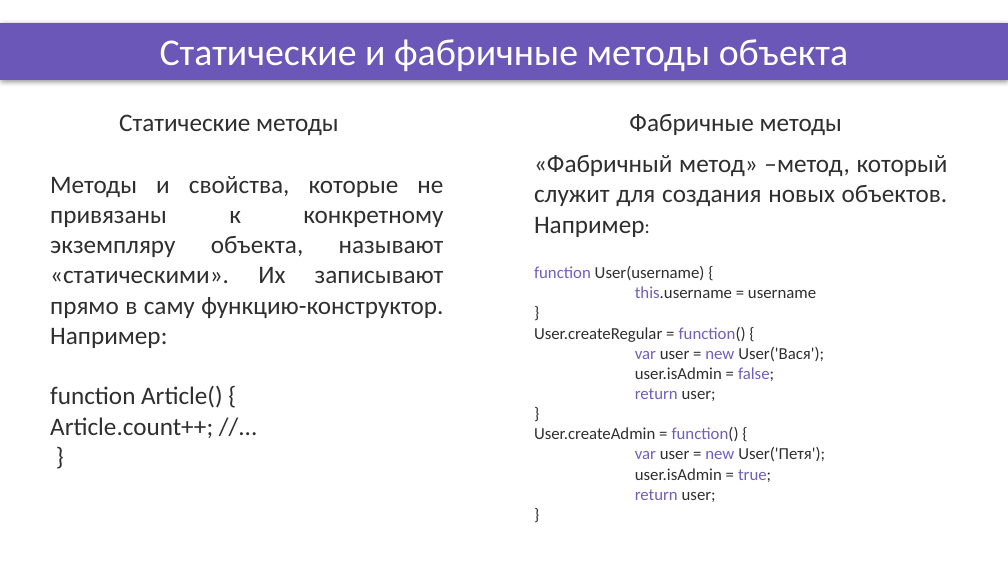
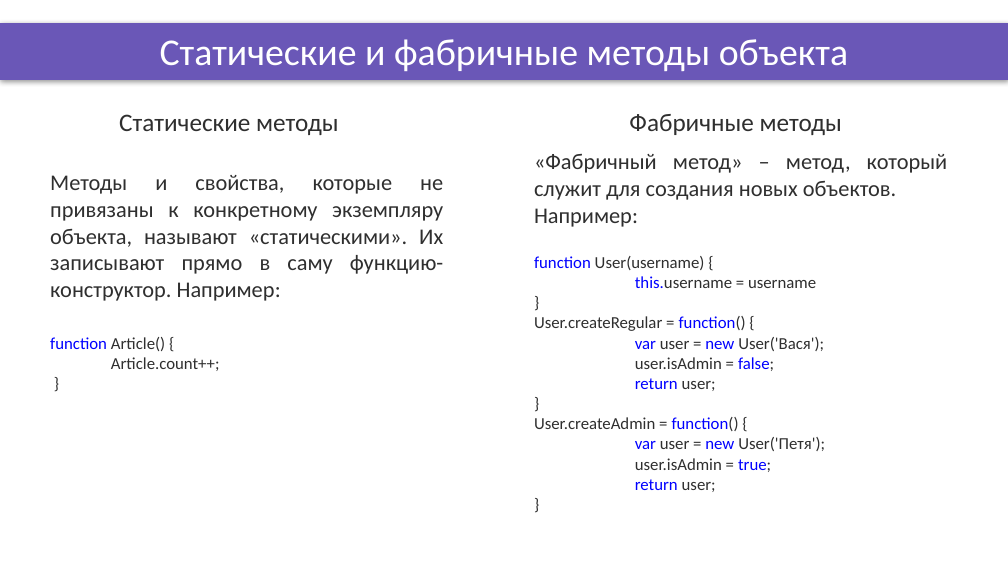
Before and after one commit to OleksandrPetryk/ignite, a slide deck: slide 5 of JS/003_lesson/Presentation/Object_methods.pptx. Drawn at 1008x567 pixels with LibreOffice and Linux fonts; fonts in the diff are those of the drawing; background and template pictures are left out. Boxes give left, top, right and bottom in pixels: in the first picture for what was removed or moved away, otherwise in the second. Text is boxed around its words. In the diff, an @@ line names an element or a change of style, - is before the commit and + after.

```diff
--- a/JS/003_lesson/Presentation/Object_methods.pptx
+++ b/JS/003_lesson/Presentation/Object_methods.pptx
@@ text at [50, 175, 443, 351]: size 18 to 16 pt in "Методы и свойства, которые не привязаны к ..."; size 18 to 12 pt in "function Article() {", "}"; text colour #2F2F2F to #0000FF in "function" @@
@@ text at [534, 154, 948, 200]: text changed; size 18 to 16 pt @@
-«Фабричный метод» –метод, который служит для создания новых объектов.
+«Фабричный метод» – метод, который служит для создания новых объектов.
@@ text at [534, 208, 825, 492]: size 18 to 16 pt, size 14 to 16 pt in "Например:"; text colour #705FBB to #0000FF in "function", "this.username", "function()", "var new" and 6 more places; text colour #2F2F2F to #0000FF in "this.username" @@
@@ text at [111, 357, 220, 371]: text changed; size 18 to 12 pt @@
-Article.count++; //...
+Article.count++;
```
Also in this commit, not shown: 2 other slides changed, 18 other files.
